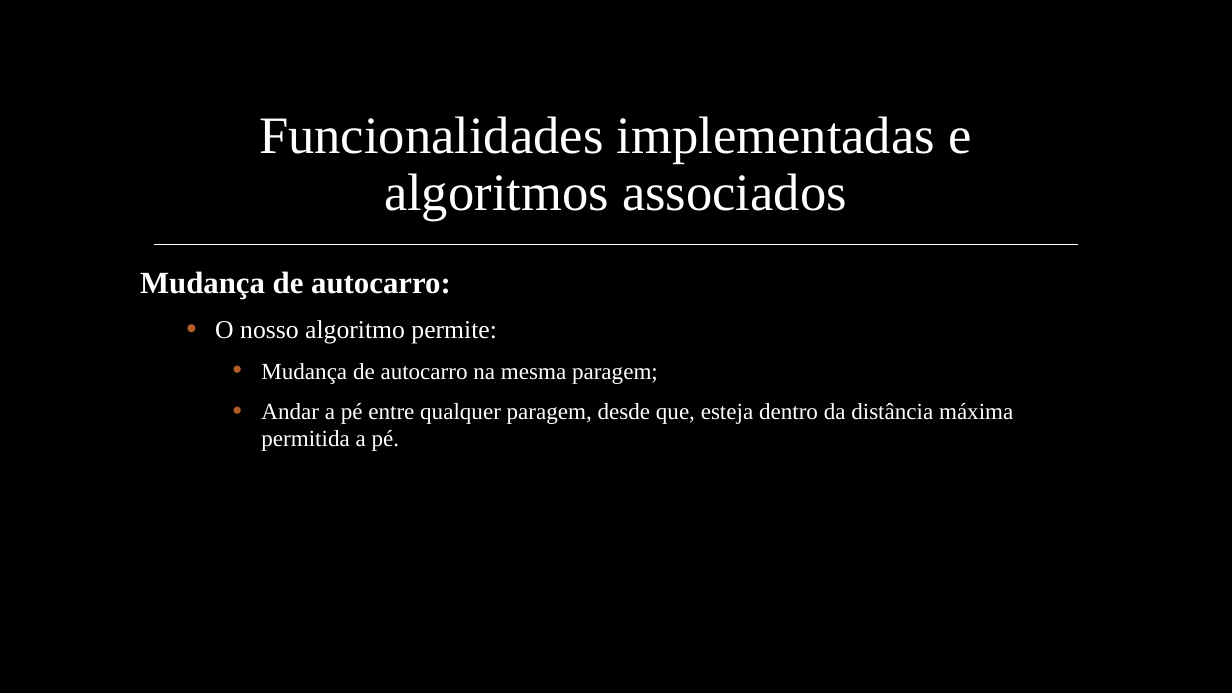
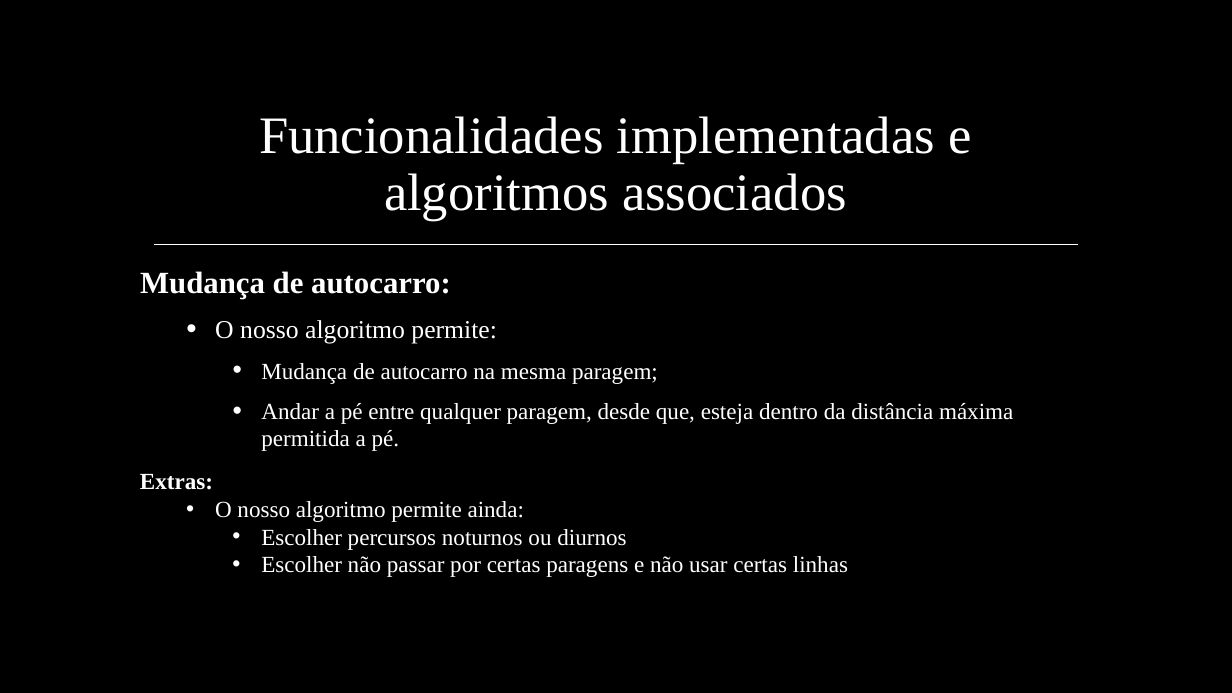
Before and after one commit to afs202005277/STCP-Pathfinder, a slide deck: slide 7 of Projeto2AED.pptx. Drawn at 1232x693 pixels with LibreOffice and Linux fonts; fonts in the diff are those of the drawing; background and template pictures are left out. Boxes give left, top, right and bottom in pixels: in the first picture for what was removed or moved away, otherwise in the second. Text is boxed around its words. In the diff, an @@ line names an element or a change of style, - is before the commit and + after.

```diff
--- a/Projeto2AED.pptx
+++ b/Projeto2AED.pptx
@@ text at [215,320,1013,451]: bullet colour #B15E28 to #FFFFFF @@
@@ text added at [140,474,848,577], 18 pt, text #FFFFFF @@
+Extras:
+  • O nosso algoritmo permite ainda:
+    • Escolher percursos noturnos ou diurnos
+    • Escolher não passar por certas paragens e não usar certas linhas
```
Also in this commit, not shown: 2 other slides changed, 1 slide removed, 1 other file.
